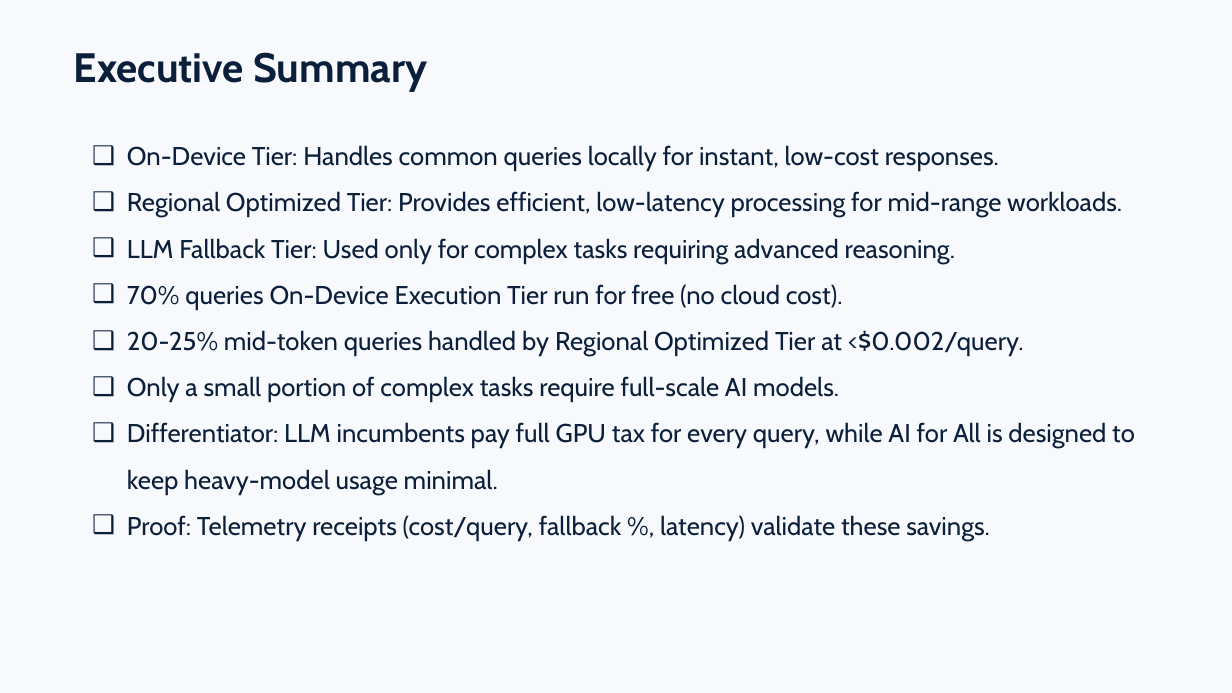
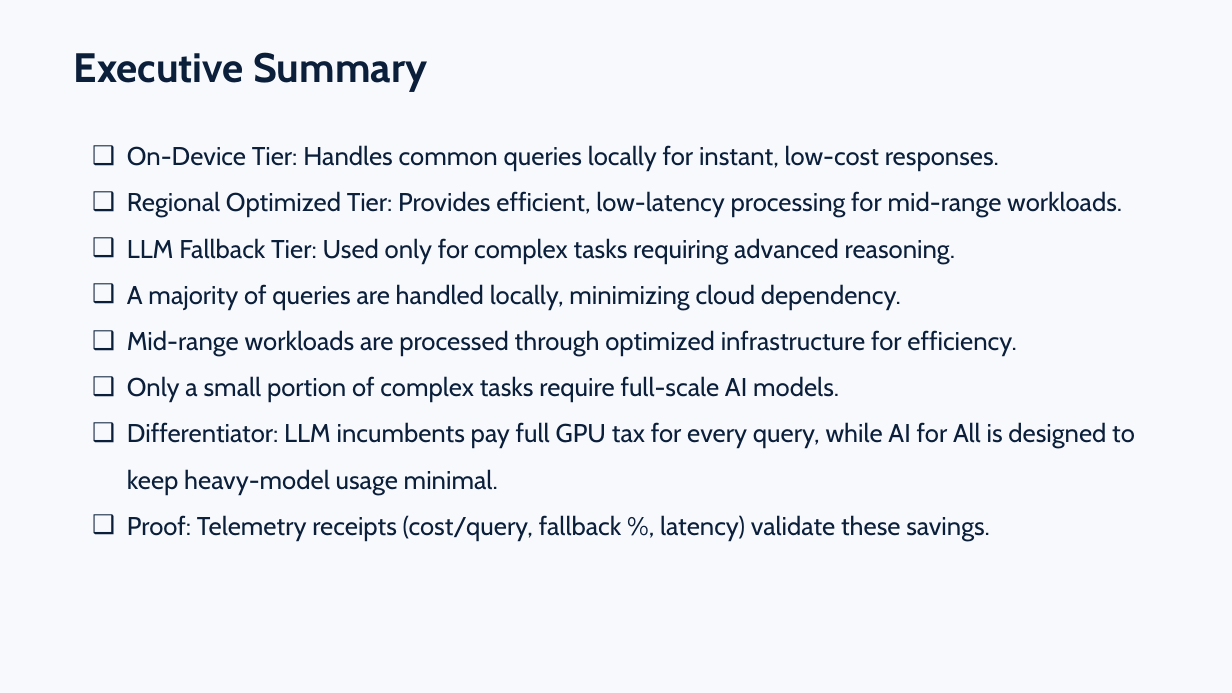
Before and after one commit to gorky117-cell/gaurav_personal, a slide deck: slide 2 of investor-materials/token_distribution_linkedin.pptx. Drawn at 1232x693 pixels with LibreOffice and Linux fonts; fonts in the diff are those of the drawing. Boxes give left, top, right and bottom in pixels: in the first picture for what was removed or moved away, otherwise in the second. Text is boxed around its words. In the diff, an @@ line names an element or a change of style, - is before the commit and + after.

Commit message:
Refine investor-safe wording in token distribution deck and refresh 3rd document slides

```diff
--- a/investor-materials/token_distribution_linkedin.pptx
+++ b/investor-materials/token_distribution_linkedin.pptx
@@ text at (x1=127, y1=284, x2=1016, y2=356): text changed @@
-❑ 70% queries On-Device Execution Tier run for free (no cloud cost).
-❑ 20-25% mid-token queries handled by Regional Optimized Tier at <$0.002/query.
+❑ A majority of queries are handled locally, minimizing cloud dependency.
+❑ Mid-range workloads are processed through optimized infrastructure for efficiency.
```
Also in this commit, not shown: 2 other slides changed, 3 other files.
